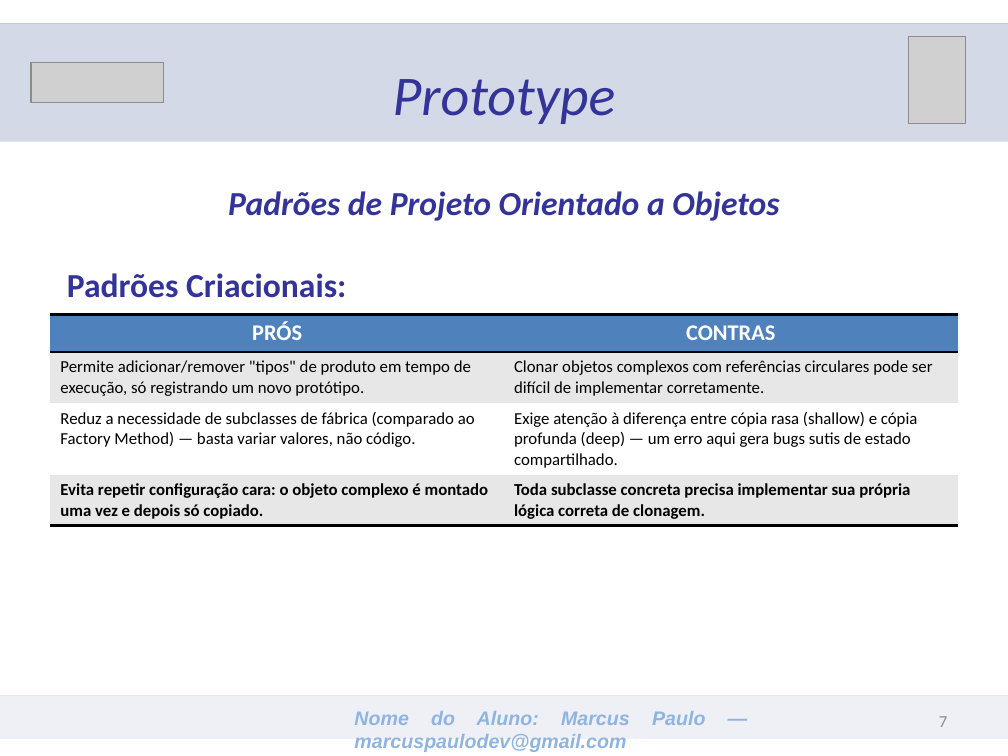
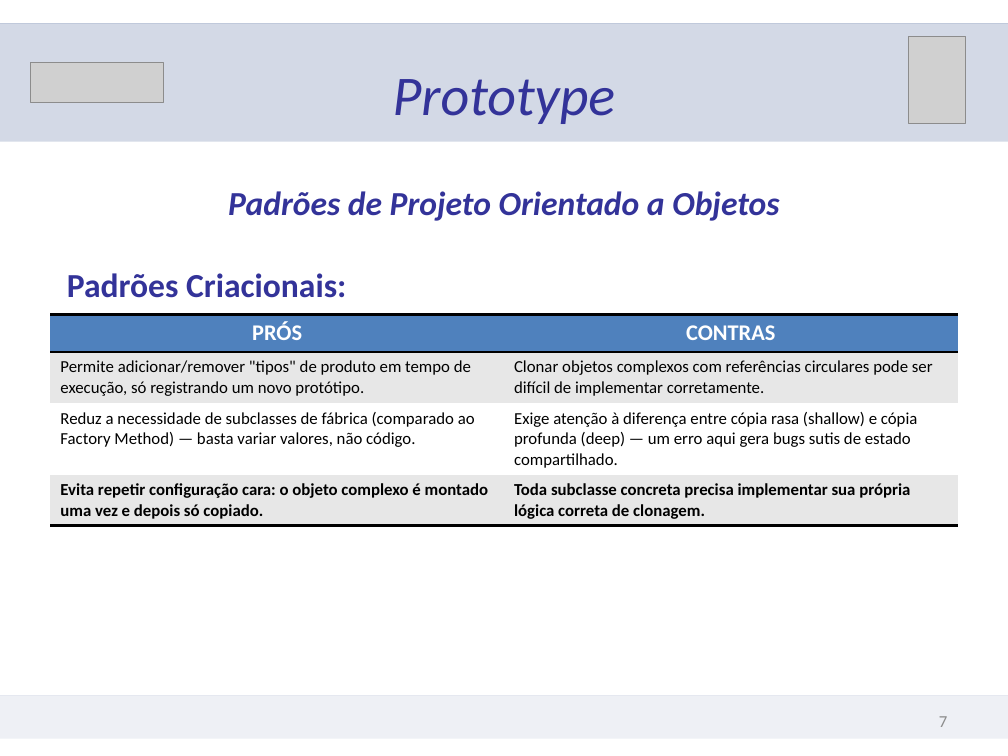
Before and after one commit to marcuspaulodev/lab_poo, a slide deck: slide 7 of prototype/apresentacao/Prototype_-_Apresentacao.pptx. Drawn at 1008x756 pixels with LibreOffice and Linux fonts; fonts in the diff are those of the drawing; grey boxes stand for pictures. Boxes give left, top, right and bottom in pixels: in the first picture for what was removed or moved away, otherwise in the second. Text is boxed around its words. In the diff, an @@ line names an element or a change of style, - is before the commit and + after.

```diff
--- a/prototype/apresentacao/Prototype_-_Apresentacao.pptx
+++ b/prototype/apresentacao/Prototype_-_Apresentacao.pptx
@@ text removed at [354,711,630,752] @@
-Nome do Aluno: Marcus Paulo — marcuspaulodev@gmail.com
```
Also in this commit, not shown: 6 other slides changed, 1 other file.
